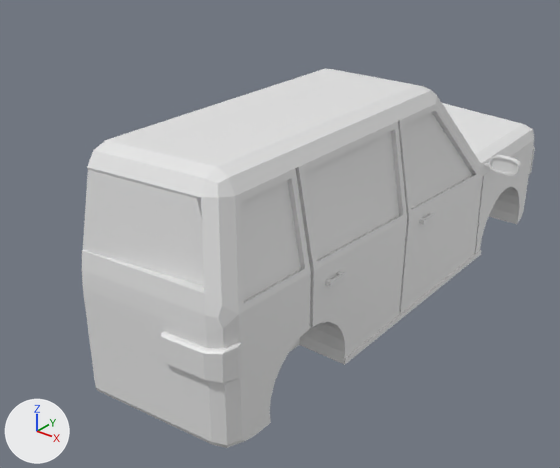
The glTF model godot/assets/carosserie/CarosserieDefault.glb: old version first, new version second.
The view is the same before and after, from a 50 mm lens placed at (2.79, -3.84, 2.64), pointed at (-0.06, -0.28, 0.44). Arrows for +X, +Y and +Z are at lower left; the lights stay in place. The first picture is the older version. Vertices at exactly the same position are counted once.

The first picture shows 'Car'.
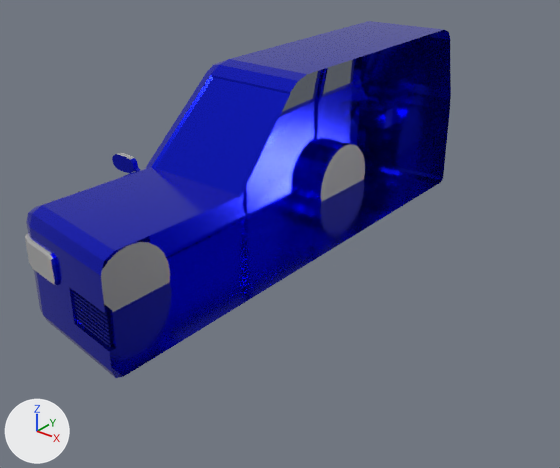
The newer file is also turned or shifted as a whole; pictures and numbers use the older file's frame.

What differs and where, as boxes (x1, y1, x2, y2) in the pictures (560 x 468 px; the box of a moved part takes in the faces that stretch with it):
'Car', reshaped, turned, rescaled, recoloured: before (82, 69, 535, 448); after (25, 21, 451, 378)
part 1 of me_cube_001, moved or reshaped: before (82, 69, 534, 448); after (26, 21, 451, 378)
part 2 of me_cube_001, moved or reshaped (not visible afterwards): before (325, 272, 345, 287)
part 3 of me_cube_001, moved or reshaped: before (484, 155, 521, 176); after (112, 153, 140, 173)
part 4 of me_cube_001, moved or reshaped: before (161, 332, 242, 383); after (350, 101, 393, 129)
part 5 of me_cube_001, moved or reshaped (not visible before): after (75, 317, 114, 347)
part 6 of me_cube_001, moved or reshaped (not visible before): after (75, 314, 114, 343)
part 7 of me_cube_001, moved or reshaped (not visible before): after (74, 310, 113, 339)
part 8 of me_cube_001, moved or reshaped (not visible before): after (74, 306, 113, 335)
part 9 of me_cube_001, moved or reshaped (not visible before): after (73, 302, 113, 331)
part 10 of me_cube_001, moved or reshaped (not visible before): after (73, 299, 112, 327)
part 11 of me_cube_001, moved or reshaped (not visible before): after (72, 295, 112, 323)
part 12 of me_cube_001, moved or reshaped (not visible before): after (72, 291, 111, 319)
part 13 of me_cube_001, added: after (25, 233, 59, 285)
part 14 of me_cube_001, deleted: before (529, 146, 535, 174)
part 15 of me_cube_001, moved or reshaped (not visible afterwards): before (419, 213, 435, 225)

Diff of the bpy script that builds the scene:
```diff
--- a/godot/assets/carosserie/CarosserieDefault.glb.py
+++ b/godot/assets/carosserie/CarosserieDefault.glb.py
@@ me_cube_001 @@
 # used by ob_car; location = (0.0, 0.0, 0.0); rotation_euler = (0.0, -3.142, 0.0), in degrees (0, -180, 0); scale = (-1.0, -1.0, -1.0)
-me_cube_001.from_pydata(...)  # 516 vertices, 927 faces; spans x 0.0..1.08, y -1.77..1.88, z 0.14..1.46
-me_cube_001.materials.append(mat_material_002)  # white #e7e7e7
+me_cube_001.from_pydata(...)  # 516 vertices, 927 faces; spans x 0.0..1.08, y -1.88..1.77, z 0.14..1.46
+# me_cube_001 part 1: the loose piece of 220 vertices spanning x 0.0..0.86, y -1.77..1.88, z 0.14..1.46 is mirrored in y about the mesh origin
+# me_cube_001 part 2: the loose piece of 32 vertices spanning x 0.86..0.89, y 0.94..1.07, z 0.73..0.76 is mirrored in y about the mesh origin
+# me_cube_001 part 3: the loose piece of 100 vertices spanning x 0.82..1.08, y -0.77..-0.73, z 0.8..0.91 is mirrored in y about the mesh origin
+# me_cube_001 part 4: the loose piece of 24 vertices spanning x 0.51..0.87, y 1.66..1.86, z 0.55..0.73 is mirrored in y about the mesh origin, in mat_metallicblue (blue #1120e7)
+# me_cube_001 part 5: the loose piece of 8 vertices spanning x 0.0..0.36, y -1.76..-1.68, z 0.37 is mirrored in y about the mesh origin, in mat_metallicblue (blue #1120e7)
+# me_cube_001 part 6: the loose piece of 8 vertices spanning x 0.0..0.36, y -1.76..-1.68, z 0.39..0.4 is mirrored in y about the mesh origin, in mat_metallicblue (blue #1120e7)
+# me_cube_001 part 7: the loose piece of 8 vertices spanning x 0.0..0.36, y -1.76..-1.68, z 0.41..0.42 is mirrored in y about the mesh origin, in mat_metallicblue (blue #1120e7)
+# me_cube_001 part 8: the loose piece of 8 vertices spanning x 0.0..0.36, y -1.76..-1.68, z 0.44 is mirrored in y about the mesh origin, in mat_metallicblue (blue #1120e7)
+# me_cube_001 part 9: the loose piece of 8 vertices spanning x 0.0..0.36, y -1.76..-1.68, z 0.46..0.47 is mirrored in y about the mesh origin, in mat_metallicblue (blue #1120e7)
+# me_cube_001 part 10: the loose piece of 8 vertices spanning x 0.0..0.36, y -1.76..-1.68, z 0.49 is mirrored in y about the mesh origin, in mat_metallicblue (blue #1120e7)
+# me_cube_001 part 11: the loose piece of 8 vertices spanning x 0.0..0.36, y -1.76..-1.68, z 0.51..0.52 is mirrored in y about the mesh origin, in mat_metallicblue (blue #1120e7)
+# me_cube_001 part 12: the loose piece of 8 vertices spanning x 0.0..0.36, y -1.76..-1.68, z 0.53..0.54 is mirrored in y about the mesh origin, in mat_metallicblue (blue #1120e7)
+# me_cube_001 part 13: a new loose piece of 36 vertices spanning x 0.47..0.86, y 1.55..1.71, z 0.52..0.71
+# me_cube_001 part 14: the loose piece of 36 vertices spanning x 0.47..0.86, y -1.71..-1.55, z 0.52..0.71 is deleted
+# me_cube_001 part 15
+# 28 vertices are removed from x 0.86..0.89, y 0.01..0.14, z 0.73..0.76
+# 60 faces are deleted
+# 4 vertices move within x 0.86..0.89, y 0.0, z 0.73
+# 28 vertices are added at x 0.86..0.89, y -0.14..-0.01, z 0.73..0.76
+# 54 new faces join them, mat_metallicblue (blue #1120e7)
+# 6 new faces join them, mat_sleecksilver (grey #a3a3a3)
+# other edits to the shape of me_cube_001 do not show in these pictures
+me_cube_001.materials.append(mat_metallicblue)  # blue #1120e7
+me_cube_001.materials.append(mat_glas)  # black #000000
+me_cube_001.materials.append(mat_sleecksilver)  # grey #a3a3a3
@@ ob_car @@
 ob_car.location = (0.0, 0.0, 0.0)
-ob_car.rotation_euler = (0.0, -3.142, 0.0)  # degrees (0, -180, 0)
-ob_car.scale = (-1.0, -1.0, -1.0)
+ob_car.rotation_euler = (0.0, 0.0, -3.142)  # degrees (0, 0, -180)
```
